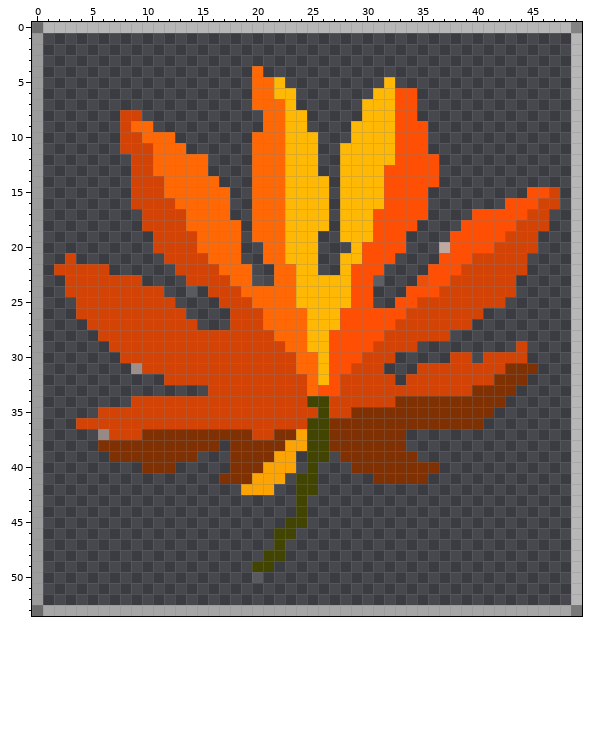
Pixel-art sprite: app/src/main/res/zc/iosAnDiamondsPixels/image/puzzle_06.png. Above is the file before it was changed.
The file is 50x54 pixels. Pixels under 10% opacity are left out. Colours within 5 levels of each other are drawn and written as one.
After the commit:
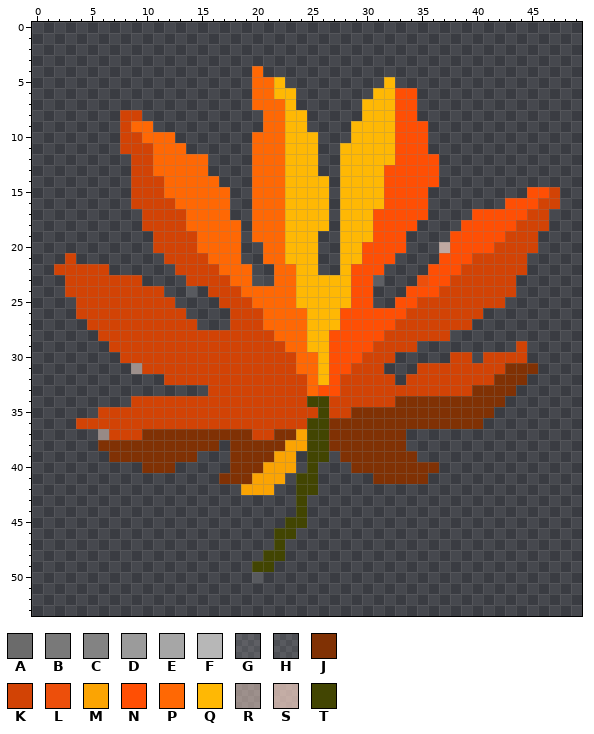
Palette (. is transparent): A #6b6b6b  B #797979  C #838383  D #9b9b9b  E #a6a6a6  F #b7b7b7  G #ededed24  H #efefef1b  J #803104  K #d24305  L #ed4f0b  M #fba403  N #ff4f04  P #ff6804  Q #ffb804  R #f4d7ca80  S #ffdcceae  T #424502
Change:
There is now colour Q in row 20 at x 28.
The author cleared colour A in row 0 at x 0; in row 53 at x 0.
The author cleared colour B in row 53 at x 49.
The author cleared colour C in row 0 at x 49.
The author cleared colour D in rows 1 to 52 at x 0.
The author cleared colour E in row 53 at x 1 to 48.
The author cleared colour F in row 0 at x 1 to 48; in rows 1 to 52 at x 49.
